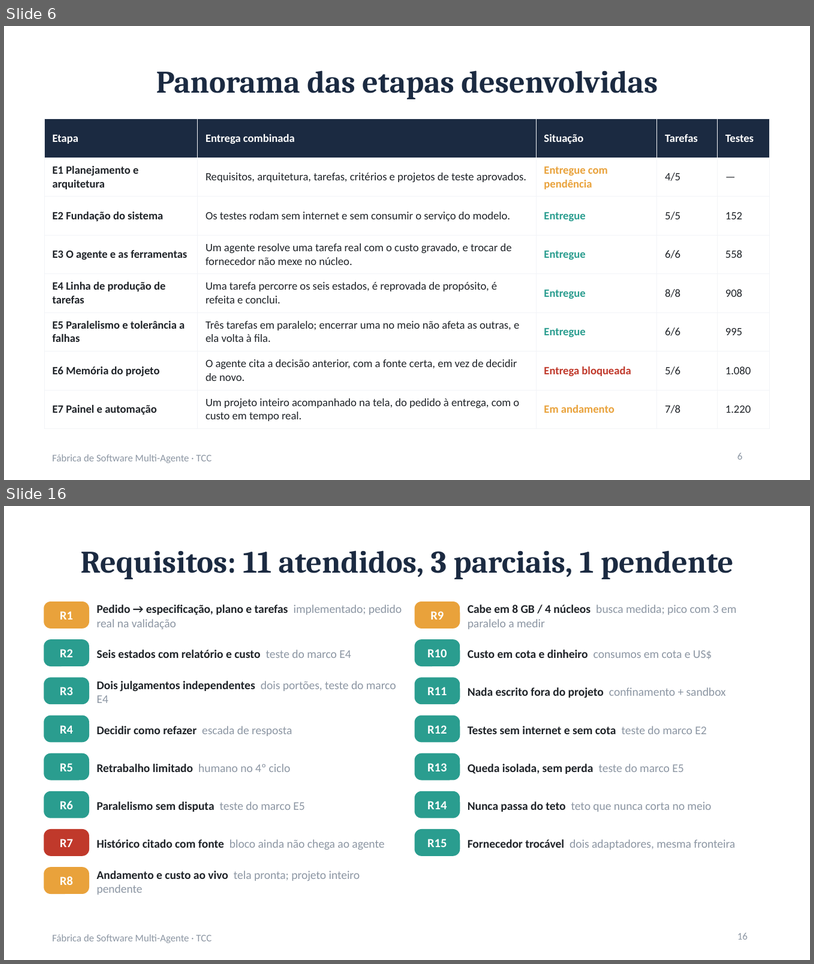
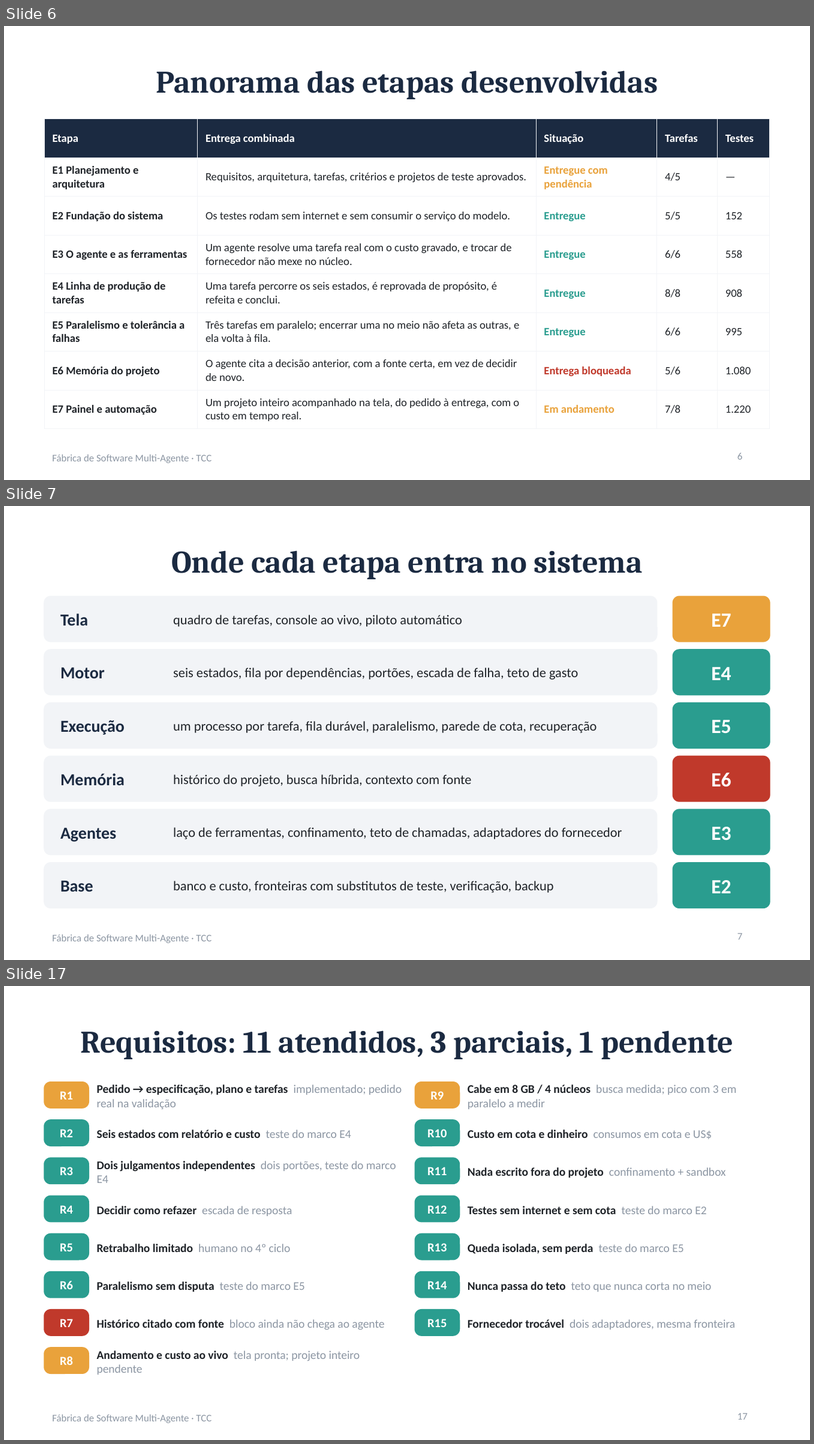
Before and after one commit to enzoconsulo/Generic-Multi-Agents, a slide deck: apresentacao-orientador/apresentacao-principal.pptx. Shown one above the other, each under a label of ours: slides 6 and 16 before the commit, slides 6, 7 and 17 after it; the slides between them are not shown. The pictures are 814x964 and 814x1444 pixels, drawn with LibreOffice and Linux fonts; fonts in the diff are those of the drawing. Boxes give left, top, right and bottom in pixels: in the first picture for what was removed or moved away, otherwise in the second. Text is boxed around its words. In the diff, an @@ line names an element or a change of style, - is before the commit and + after.

Commit message:
chore: TCC — tickets explicativos (PT/EN), apresentação mais visual e sem custo, guia do merge de etapa

```diff
--- a/apresentacao-orientador/apresentacao-principal.pptx
+++ b/apresentacao-orientador/apresentacao-principal.pptx
@@ slide 7 added at (x1=4, y1=506, x2=810, y2=960), background #FFFFFF; not listed: 1 template element that a slide beside it also shows @@
@@ title added at (x1=171, y1=550, x2=642, y2=579), 28 pt, text #1B2A41, bold @@
+Onde cada etapa entra no sistema
@@ rounded rectangle added at (x1=44, y1=597, x2=657, y2=642), fill #F2F4F7, outline #F2F4F7 1 pt @@
@@ text added at (x1=60, y1=613, x2=88, y2=625), 15 pt, text #1B2A41, bold @@
+Tela
@@ rounded rectangle added at (x1=674, y1=597, x2=770, y2=642), fill #E9A23B, outline #E9A23B 1 pt @@
@@ text added at (x1=711, y1=613, x2=731, y2=627), 18 pt, text #FFFFFF, bold @@
+E7
@@ text added at (x1=173, y1=615, x2=462, y2=627), 12 pt, text #1F2328 @@
+quadro de tarefas, console ao vivo, piloto automático
@@ rounded rectangle added at (x1=44, y1=649, x2=657, y2=694), fill #F2F4F7, outline #F2F4F7 1 pt @@
@@ rounded rectangle added at (x1=674, y1=649, x2=770, y2=694), fill #2A9D8F, outline #2A9D8F 1 pt @@
@@ text added at (x1=60, y1=667, x2=105, y2=678), 15 pt, text #1B2A41, bold @@
+Motor
@@ text added at (x1=173, y1=667, x2=578, y2=679), 12 pt, text #1F2328 @@
+seis estados, fila por dependências, portões, escada de falha, teto de gasto
@@ text added at (x1=711, y1=667, x2=731, y2=680), 18 pt, text #FFFFFF, bold @@
+E4
@@ rounded rectangle added at (x1=44, y1=703, x2=657, y2=748), fill #F2F4F7, outline #F2F4F7 1 pt @@
@@ rounded rectangle added at (x1=674, y1=703, x2=770, y2=748), fill #2A9D8F, outline #2A9D8F 1 pt @@
@@ text added at (x1=60, y1=720, x2=125, y2=735), 15 pt, text #1B2A41, bold @@
+Execução
@@ text added at (x1=173, y1=721, x2=597, y2=733), 12 pt, text #1F2328 @@
+um processo por tarefa, fila durável, paralelismo, parede de cota, recuperação
@@ text added at (x1=711, y1=720, x2=731, y2=733), 18 pt, text #FFFFFF, bold @@
+E5
@@ rounded rectangle added at (x1=44, y1=756, x2=657, y2=801), fill #F2F4F7, outline #F2F4F7 1 pt @@
@@ rounded rectangle added at (x1=674, y1=756, x2=770, y2=801), fill #C0392B, outline #C0392B 1 pt @@
@@ text added at (x1=60, y1=773, x2=125, y2=785), 15 pt, text #1B2A41, bold @@
+Memória
@@ text added at (x1=173, y1=774, x2=471, y2=786), 12 pt, text #1F2328 @@
+histórico do projeto, busca híbrida, contexto com fonte
@@ text added at (x1=711, y1=772, x2=731, y2=787), 18 pt, text #FFFFFF, bold @@
+E6
@@ rounded rectangle added at (x1=44, y1=809, x2=657, y2=855), fill #F2F4F7, outline #F2F4F7 1 pt @@
@@ rounded rectangle added at (x1=674, y1=809, x2=770, y2=855), fill #2A9D8F, outline #2A9D8F 1 pt @@
@@ text added at (x1=60, y1=828, x2=116, y2=841), 15 pt, text #1B2A41, bold @@
+Agentes
@@ text added at (x1=173, y1=827, x2=623, y2=839), 12 pt, text #1F2328 @@
+laço de ferramentas, confinamento, teto de chamadas, adaptadores do fornecedor
@@ text added at (x1=711, y1=826, x2=731, y2=840), 18 pt, text #FFFFFF, bold @@
+E3
@@ rounded rectangle added at (x1=44, y1=862, x2=657, y2=907), fill #F2F4F7, outline #F2F4F7 1 pt @@
@@ rounded rectangle added at (x1=674, y1=862, x2=770, y2=907), fill #2A9D8F, outline #2A9D8F 1 pt @@
@@ text added at (x1=60, y1=880, x2=93, y2=891), 15 pt, text #1B2A41, bold @@
+Base
@@ text added at (x1=173, y1=880, x2=554, y2=892), 12 pt, text #1F2328 @@
+banco e custo, fronteiras com substitutos de teste, verificação, backup
@@ text added at (x1=711, y1=880, x2=731, y2=893), 18 pt, text #FFFFFF, bold @@
+E2
@@ page number added at (x1=738, y1=933, x2=743, y2=939), 9 pt, text #8C96A3 @@
+7
@@ what was slide 16 is now slide 17 @@
@@ page number at (x1=738, y1=1413, x2=748, y2=1419): text changed @@
-16
+17
```
Also in this commit, not shown: 8 slides changed, 1 other slide added, 1 slide removed, 17 other files.
